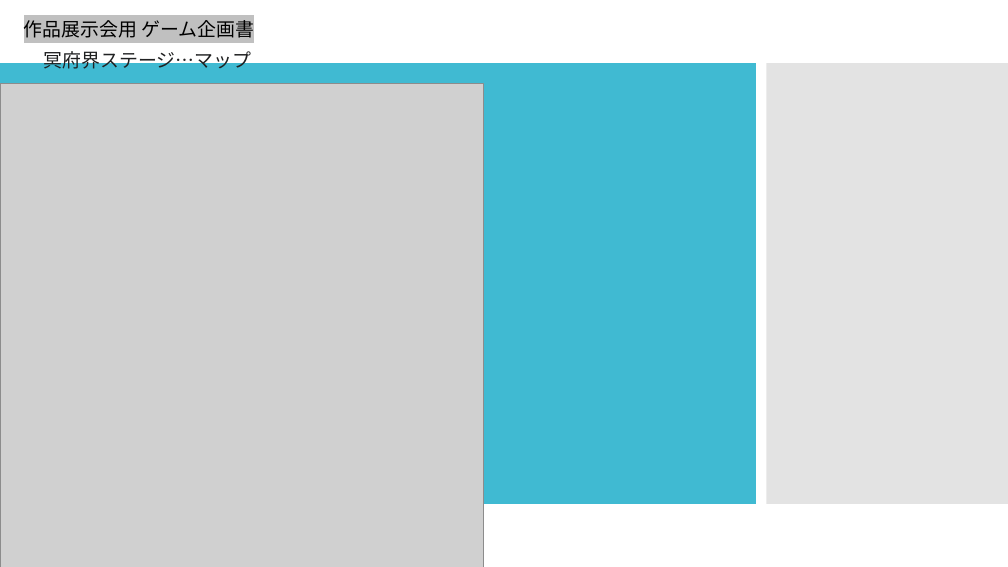
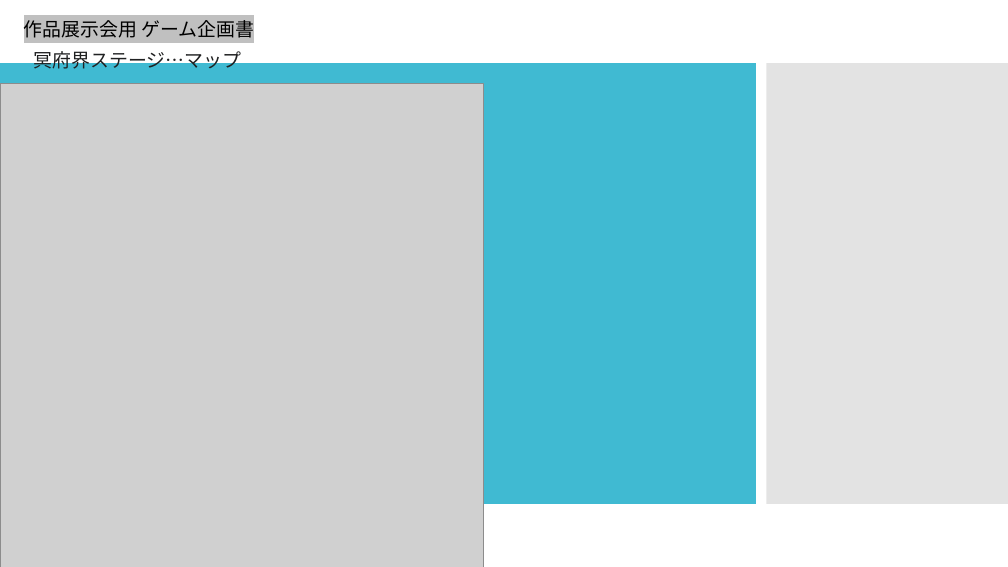
Before and after one commit to kakisawa/PalutenaGame, a slide deck: slide 6 of 作品展示会用.pptx. Drawn at 1008x567 pixels with LibreOffice and Linux fonts; fonts in the diff are those of the drawing; grey boxes stand for pictures. Boxes give left, top, right and bottom in pixels: in the first picture for what was removed or moved away, otherwise in the second. Text is boxed around its words. In the diff, an @@ line names an element or a change of style, - is before the commit and + after.

```diff
--- a/作品展示会用.pptx
+++ b/作品展示会用.pptx
@@ text "冥府界ステージ…マップ": place and size @@
-text "冥府界ステージ…マップ" at (44, 48, 252, 73)
+text "冥府界ステージ…マップ" at (34, 48, 242, 73)
```
Also in this commit, not shown: 4 other slides changed, 2 other files.
